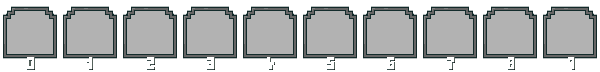
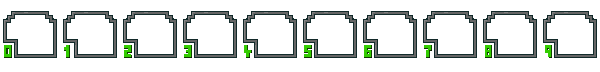
Revision of a layered w=600, h=72 image; what changed, layer by layer:
painted on "Layer" over box(4, 45, 575, 70)
painted on "Layer #1" over box(3, 7, 597, 58)
hid "Background" over box(3, 6, 597, 59)
